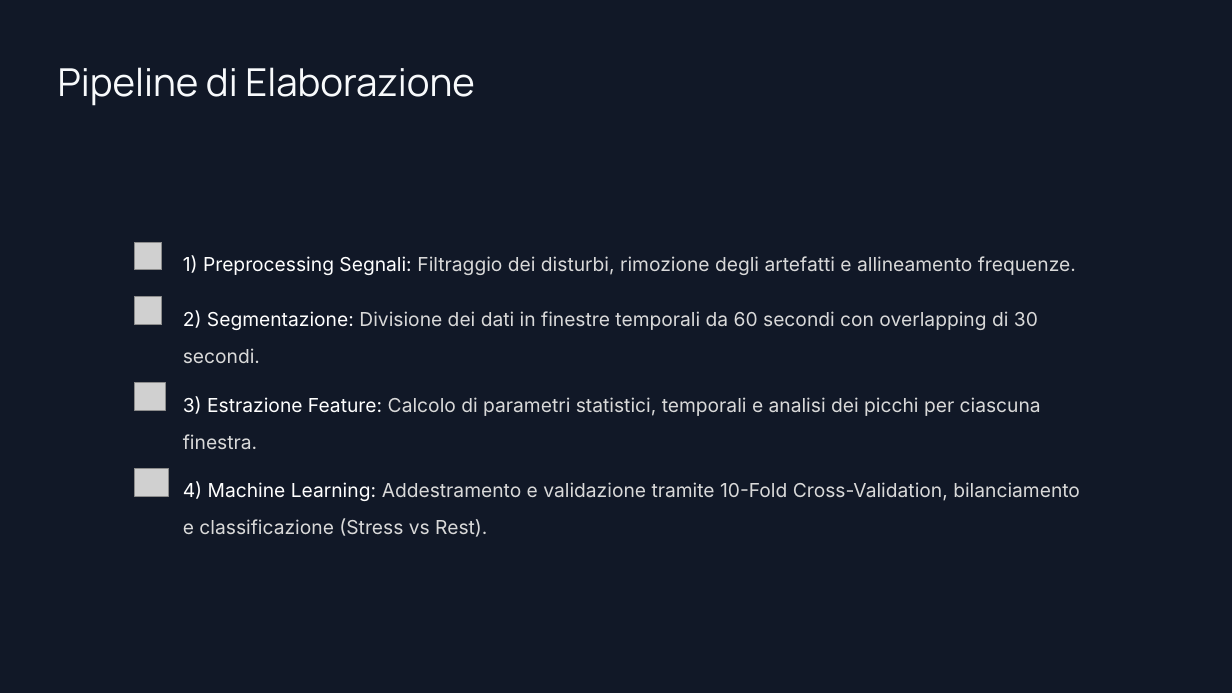
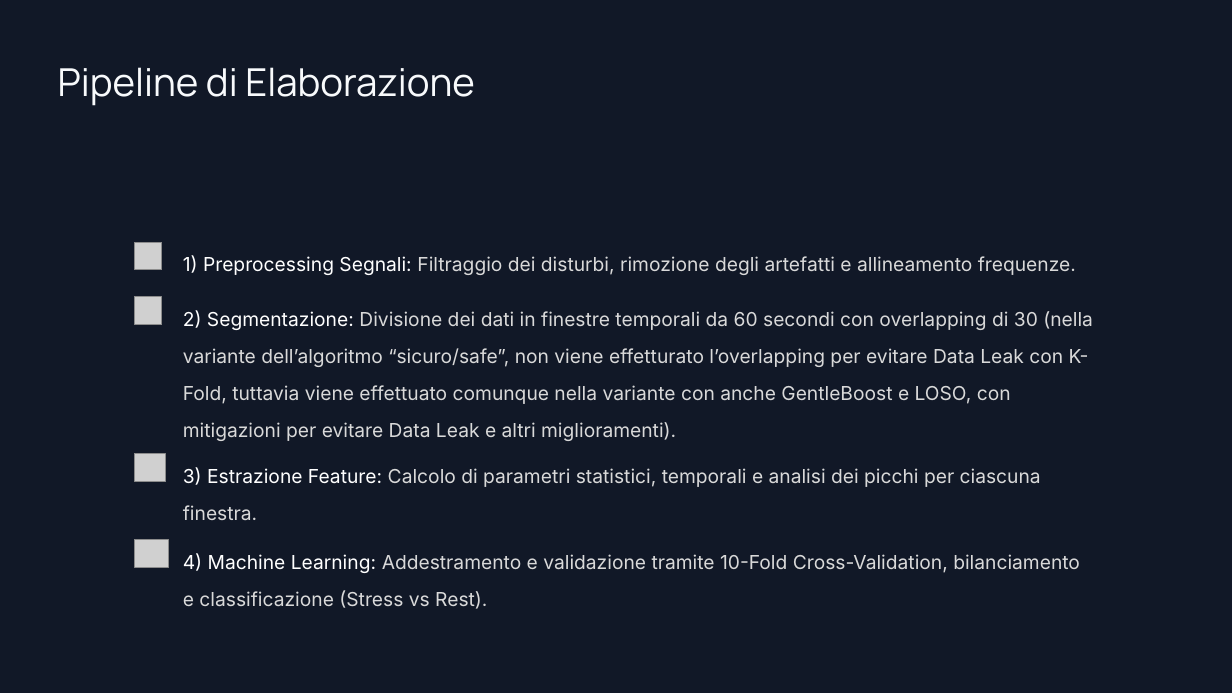
Before and after one commit to GABRYCA/ml-stress-rest, a slide deck: slide 6 of Progetto Interfacce Uomo-Macchina.pptx. Drawn at 1232x693 pixels with LibreOffice and Linux fonts; fonts in the diff are those of the drawing; grey boxes stand for pictures; background and template pictures are left out. Boxes give left, top, right and bottom in pixels: in the first picture for what was removed or moved away, otherwise in the second. Text is boxed around its words. In the diff, an @@ line names an element or a change of style, - is before the commit and + after.

```diff
--- a/Progetto Interfacce Uomo-Macchina.pptx
+++ b/Progetto Interfacce Uomo-Macchina.pptx
@@ text at [183, 310, 1093, 441]: text changed @@
-2) Segmentazione: Divisione dei dati in finestre temporali da 60 secondi con overlapping di 30 secondi.
+2) Segmentazione: Divisione dei dati in finestre temporali da 60 secondi con overlapping di 30 (nella variante dell’algoritmo “sicuro/safe”, non viene effetturato l’overlapping per evitare Data Leak con K-Fold, tuttavia viene effettuato comunque nella variante con anche GentleBoost e LOSO, con mitigazioni per evitare Data Leak e altri miglioramenti).
@@ 2 pictures, 2 texts: place and size @@
-2 pictures, 2 texts at [135, 383, 1080, 537]
+2 pictures, 2 texts at [135, 454, 1080, 609]
```
Also in this commit, not shown: 11 other slides changed, 1 other file.
